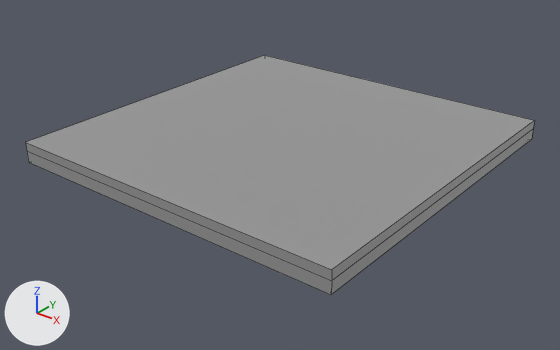
Before and after pictures for a commit that changed the Blender file Models/CeilingTile-40x40x2.blend.
Both versions are drawn from a camera (50 mm lens) standing at (4.89, -6.26, 3.3) and looking at (0.03, -0.18, -0.46). Arrows for +X, +Y and +Z are at lower left; the lights stay in place. Mesh edges are drawn as thin lines.

The scene before the commit, as lines of its bpy script (objects in view):
```python
me_plane_001 = bpy.data.meshes.new('Plane.001')
me_plane_001.from_pydata(...)  # 44 vertices, 42 faces; spans x -2.0..2.0, y -2.0..2.0, z 0.0..0.26
me_plane_001.materials.append(mat_material)
ob_ceilingtile = bpy.data.objects.new('CeilingTile', me_plane_001)
ob_ceilingtile.location = (0.0, 0.0, 0.0)
ob_ceilingtile.rotation_euler = (3.142, 0.0, 0.0)  # degrees (180, 0, 0)
```
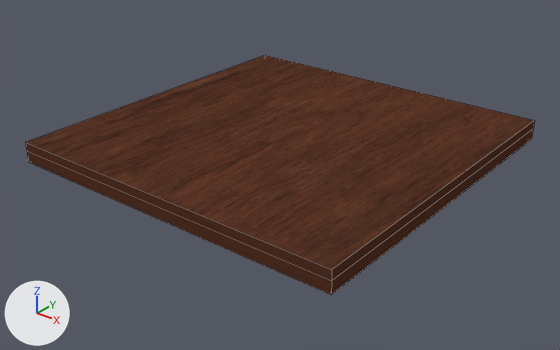
Changed parts and their boxes (x1, y1, x2, y2) in the pictures (560 x 350 px):
'CeilingTile', recoloured (grey to brown): (25, 55, 535, 295) in both

The change in detail:
Picture 'Wall-Wood.jpg' (img_wall_wood_jpg) is new.
Material 'Ceiling Panel' (mat_ceiling_panel) is new.
Its texture is img_wall_wood_jpg.
me_plane_001 has 44 vertices, 42 faces and spans x -2.0..2.0, y -2.0..2.0, z 0.0..0.26.
me_plane_001 no longer uses material mat_material.
me_plane_001 now uses material mat_ceiling_panel (picture img_wall_wood_jpg).
